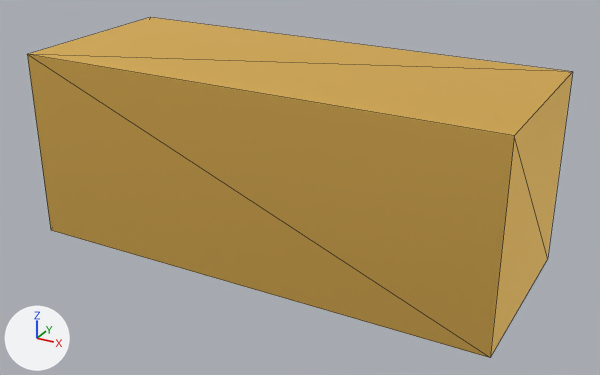
What one commit did to the glTF model assets/models/Queue.glb.
One viewpoint serves both versions: a 50 mm lens placed at (1.57, -2.77, 1.66), pointed at (0.06, -0.02, 0.29). The lights are fixed; the arrows at lower left show +X, +Y and +Z. Mesh edges are drawn as thin lines. Where no turn or scale is listed for an object, it has been applied to the vertices. Vertices at the same position are counted once.
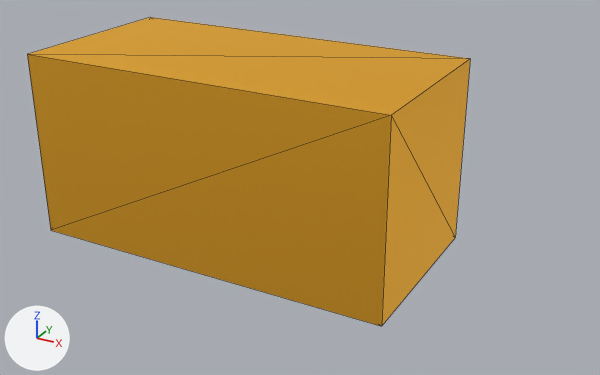
The newer file is also rescaled (x0.625), turned or shifted as a whole; pictures and numbers use the older file's frame.

Scene script edits in JSON lines:
```json
{"op": "add", "block": "mat_material", "code": ["mat_material = principled_material('Material')", "mat_material.base_color = (1.0, 0.556, 0.0532)  # orange #ffc541", "mat_material.metallic = 1.0", "mat_material.roughness = 0.65"]}
{"block": "me_cube", "where": "me_cube.from_pydata(...)  # 8 vertices, 12 faces; spans x -1.0..1.0, y -0.4..0.4, z 0.0..0.8"}
{"block": "me_cube", "where": "# used by ob_cube; location = (0.0, 0.0, 0.0)"}
{"op": "remove", "block": "me_cube", "code": "me_cube.materials.append(mat_glb_solid_beije)  # yellow #fad271"}
{"block": "me_cube", "change": "me_cube part 1"}
{"op": "set", "path": "me_cube.vertices[0].co", "old": "(1.0, 0.4, 0.8)", "new": "(-1.0, 0.4, 0.8)", "note": "pixel (572, 71) -> pixel (150, 17)"}
{"op": "set", "path": "me_cube.vertices[1].co", "old": "(1.0, 0.4, 0.0)", "new": "(0.6, 0.4, 0.8)", "note": "pixel (547, 258) -> pixel (470, 58)"}
{"op": "set", "path": "me_cube.vertices[2].co", "old": "(1.0, -0.4, 0.8)", "new": "(-1.0, -0.4, 0.8)", "note": "pixel (514, 135) -> pixel (27, 54)"}
{"op": "set", "path": "me_cube.vertices[3].co", "old": "(1.0, -0.4, 0.0)", "new": "(0.6, -0.4, 0.8)", "note": "pixel (490, 357) -> pixel (391, 115)"}
{"op": "set", "path": "me_cube.vertices[4].co", "old": "(-1.0, 0.4, 0.8)", "new": "(-1.0, 0.4, 0.0)", "note": "pixel (150, 17) -> not seen"}
{"op": "set", "path": "me_cube.vertices[5].co", "old": "(-1.0, 0.4, 0.0)", "new": "(0.6, 0.4, 0.0)", "note": "not seen -> pixel (455, 237)"}
{"op": "set", "path": "me_cube.vertices[6].co", "old": "(-1.0, -0.4, 0.8)", "new": "(-1.0, -0.4, 0.0)", "note": "pixel (27, 54) -> pixel (50, 230)"}
{"op": "set", "path": "me_cube.vertices[7].co", "old": "(-1.0, -0.4, 0.0)", "new": "(0.6, -0.4, 0.0)", "note": "pixel (50, 230) -> pixel (381, 326)"}
{"op": "add", "block": "me_cube", "code": "me_cube.materials.append(mat_material)  # orange #ffc541"}
```

Changed parts and their boxes [x1, y1, x2, y2] in the pictures (600 x 375 px):
```json
{"object": "Cube", "change": "recoloured, reshaped", "before": [27, 17, 573, 358], "after": [27, 17, 470, 326], "on screen": "19% narrower, 9% shorter"}
```
